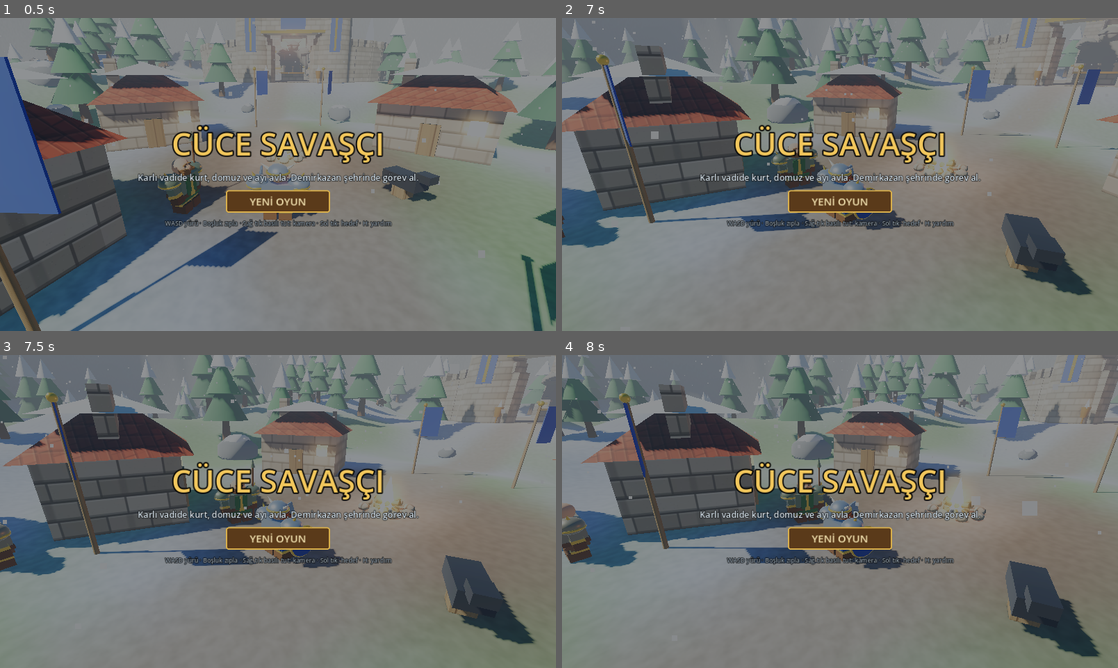
Above: before the commit, frames 1-4 (two rows, left to right).
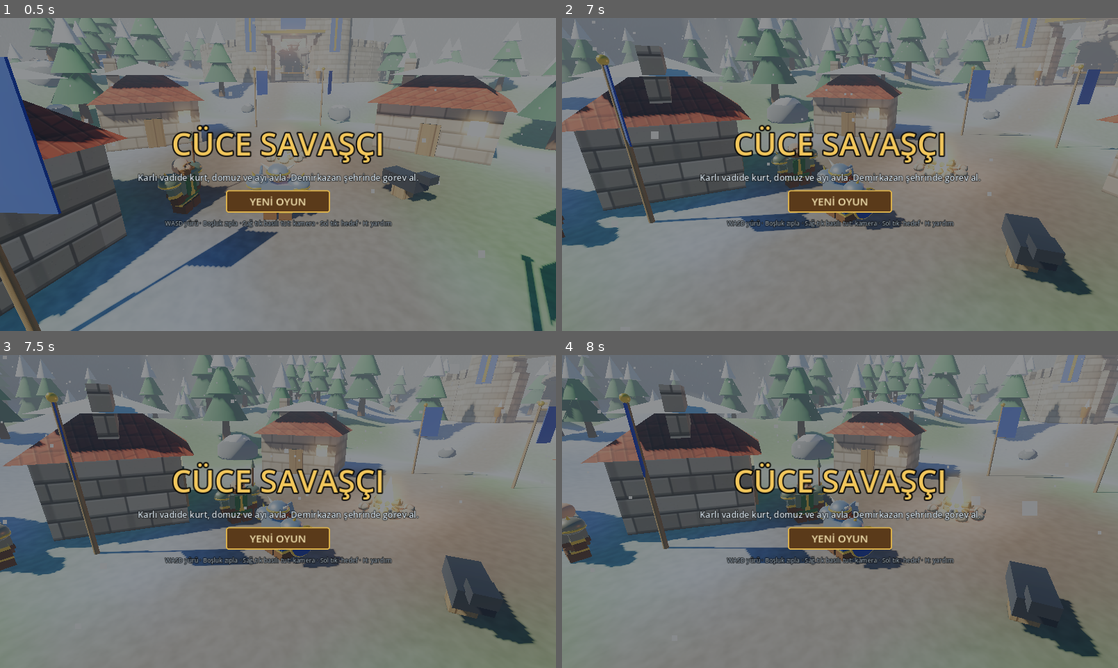
Above: after the commit, the same moments.

Repository: aldaci26/zindan-yuruyusu
Game: Godot game, scene res://main.tscn
The game is run twice, just before and just after one commit, with the same random seed, the same clock (stepped at 60 frames per second) and the same inputs.
Inputs (mouse positions are in pixels of both pictures, inside the frame that each line leads up to):
- Up to frame 1 (0.5 s): no input
- Up to frame 2 (7 s): tap Enter at 0.5 s; hold D 0.53-1.28 s; tap R at 0.6 s; click (840, 174) at 0.67 s; tap Space at 0.77, 1.52, 3.02, 3.77, 4.52, 6.02, 6.77 s; move the mouse to (728, 190) at 1.27 s; hold S 1.28-2.03 s; tap 1 at 1.35 s; move the mouse to (895, 105) at 2.02 s; hold D 2.03-2.78 s; tap 2 at 2.1 s; move the mouse to (812, 237) at 2.77 s; hold W 2.78-3.53 s; tap 3 at 2.85 s; click (812, 237) at 2.92 s; move the mouse to (1006, 221) at 3.52 s; hold A 3.53-5.03 s; tap 4 at 3.6 s; move the mouse to (673, 127) at 4.27 s; tap 5 at 4.35 s; move the mouse to (867, 174) at 5.02 s; hold S 5.03-5.78 s; tap 6 at 5.1 s; click (867, 174) at 5.17 s; move the mouse to (756, 96) at 5.77 s; hold D 5.78-6.53 s; tap 7 at 5.85 s; move the mouse to (962, 158) at 6.52 s; hold W from 6.53 s (still down); tap 8 at 6.6 s
- Up to frame 3 (7.5 s): move the mouse to (166, 527) at 7.27 s; release W at 7.28 s; hold D from 7.28 s (still down); tap 9 at 7.35 s; click (166, 527) at 7.42 s
- Up to frame 4 (8 s): keep holding D; tap Space at 7.52 s

Frame 1 is identical in both runs. In frame 2, less than 0.1% of the frame differs, in the area x 44-97%, y 11-19%; in frame 3, less than 0.1%; in frame 4, less than 0.1%, in the area x 54-75%, y 11-18%.

Commit message:
Yeni düşman kampları: trogg, gnoll, Defias, Kara Demir büyücüleri
Co-Authored-By: Claude Sonnet 5.5 <noreply@anthropic.com>
Claude-Session: https://claude.ai/code/session_01JevRmmu1FK3YXfTo6qDxTW

Diff:
--- a/godot/items.gd
+++ b/godot/items.gd
@@ -151,6 +151,10 @@
 	_misc("pot_big", "Büyük Can İksiri", 1, 5, 60, 20, "potion", 0.7, "red")
 	_misc("j_wolf", "Yıpranmış Kurt Postu", 0, 1, 9, 20, "pelt", 0.0, "fur")
 	_misc("j_boar", "Domuz Derisi", 0, 1, 13, 20, "pelt", 0.0, "brown")
+	_misc("j_trogg", "Trogg Dişi", 0, 1, 18, 20, "claw", 0.0, "bone")
+	_misc("j_gnoll", "Gnoll Pençesi", 0, 1, 22, 20, "claw", 0.0, "brown")
+	_misc("j_defias", "Defias Bandanası", 0, 1, 30, 20, "pelt", 0.0, "red")
+	_misc("j_dark", "Kara Demir Külçesi", 0, 1, 40, 20, "pelt", 0.0, "dark")
 	_misc("j_bear", "Ayı Pençesi", 0, 1, 28, 20, "claw", 0.0, "bone")
 
 # ---------- yardımcılar ----------
--- a/godot/main.gd
+++ b/godot/main.gd
@@ -16,7 +16,19 @@
 	"wolf": {"name": "Kurt", "lo": 1, "hi": 3, "hp": 26.0, "dmg": 2.2, "spd": 4.6, "aggro": 9.0, "rad": 0.7, "sc": 1.0},
 	"boar": {"name": "Yaban Domuzu", "lo": 2, "hi": 4, "hp": 34.0, "dmg": 2.4, "spd": 3.8, "aggro": 7.0, "rad": 0.8, "sc": 1.0},
 	"bear": {"name": "Dağ Ayısı", "lo": 4, "hi": 6, "hp": 46.0, "dmg": 2.8, "spd": 3.6, "aggro": 8.0, "rad": 1.1, "sc": 1.15},
+	"trogg": {"name": "Trogg", "lo": 3, "hi": 6, "hp": 36.0, "dmg": 2.5, "spd": 3.6, "aggro": 8.0, "rad": 0.8, "sc": 1.15},
+	"gnoll": {"name": "Gnoll", "lo": 4, "hi": 7, "hp": 38.0, "dmg": 2.7, "spd": 4.0, "aggro": 9.0, "rad": 0.7, "sc": 1.05},
+	"defias": {"name": "Defias Haydudu", "lo": 6, "hi": 8, "hp": 40.0, "dmg": 2.8, "spd": 4.0, "aggro": 9.0, "rad": 0.7, "sc": 1.0},
+	"darkiron": {"name": "Kara Demir Büyücüsü", "lo": 7, "hi": 9, "hp": 34.0, "dmg": 2.6, "spd": 3.4, "aggro": 13.0, "rad": 0.7, "sc": 1.05, "ranged": 12.0},
 }
+
+## Düşman kampları: tür, merkez, sayı
+const CAMPS := [
+	{"kind": "trogg", "x": 70.0, "z": 12.0, "n": 6},
+	{"kind": "gnoll", "x": 58.0, "z": -22.0, "n": 6},
+	{"kind": "defias", "x": -30.0, "z": 62.0, "n": 6},
+	{"kind": "darkiron", "x": -78.0, "z": 8.0, "n": 5},
+]
 
 const QUESTS := {
 	"q_wolf": {"title": "Kurt Sürüsü", "kill": "Kurt", "n": 4, "lvl": 1, "xp": 90, "money": 250, "rew": ["axe_wolf", "bk_fur", "nk_tooth"],
@@ -85,6 +97,7 @@
 	var bleed_tick := 0.0
 	var bleed_v := 0.0
 	var slow := 0.0
+	var ranged := 0.0
 	var loot: Array = []
 	var loot_money := 0
 	var fade_t := 0.0
@@ -211,6 +224,7 @@
 	_spawn_npcs()
 	_spawn_mobs()
 	_spawn_bosses()
+	_spawn_camps()
 	_setup_snow()
 	hud = HudScript.new()
 	add_child(hud)
@@ -898,6 +912,53 @@
 		mobs.append(m)
 		i += 1
 
+func _camp_model(kind: String) -> Node3D:
+	match kind:
+		"trogg": return Dwarf.make_trogg(false)
+		"gnoll": return Dwarf.make_gnoll(false)
+		"defias": return Dwarf.make_dwarf({"skin": Color("e0b898"), "metal": Color("4a3030"), "cloth": Color("8a2020"), "beard": Color("2a1a10"), "helm": false, "prop": "axe"})
+		_: return Dwarf.make_dwarf({"skin": Color("7a6a6a"), "metal": Color("2a2226"), "cloth": Color("3a1a1a"), "beard": Color("101010"), "helm": true, "prop": "hammer"})
+
+func _spawn_camps() -> void:
+	var rnd := RandomNumberGenerator.new()
+	rnd.seed = 311
+	var cid := 200
+	for c in CAMPS:
+		var ty: Dictionary = MTYPES[c["kind"]]
+		for i in c["n"]:
+			var a := rnd.randf() * TAU
+			var sp := _free_spot(c["x"] + cos(a) * (2.0 + rnd.randf() * 7.0), c["z"] + sin(a) * (2.0 + rnd.randf() * 7.0))
+			var lvl: int = rnd.randi_range(ty["lo"], ty["hi"])
+			var m := Mob.new()
+			m.kind = c["kind"]
+			m.nm = ty["name"]
+			m.lvl = lvl
+			m.x = sp.x
+			m.z = sp.y
+			m.hx = sp.x
+			m.hz = sp.y
+			m.wx = sp.x
+			m.wz = sp.y
+			m.yaw = rnd.randf() * 6.0
+			m.maxhp = round(ty["hp"] * (1.0 + (lvl - 1) * 0.55))
+			m.hp = m.maxhp
+			m.dmg = ty["dmg"] * (1.0 + lvl * 0.55)
+			m.spd = ty["spd"]
+			m.aggro = ty["aggro"]
+			m.rad = ty["rad"]
+			m.sc = ty["sc"]
+			m.ranged = ty.get("ranged", 0.0)
+			m.w_t = rnd.randf() * 4.0
+			m.ph = rnd.randf() * 6.0
+			m.id = cid
+			cid += 1
+			m.node = _camp_model(c["kind"])
+			m.node.scale = Vector3.ONE * m.sc
+			m.legs = _humanoid_legs(m.node)
+			add_child(m.node)
+			m.node.position = Vector3(m.x, height_at(m.x, m.z), m.z)
+			mobs.append(m)
+
 func spawn_add(owner_m, nm: String, model: String, lvl: int, hp: float, dmg: float, spd: float, sc: float, off: Vector2) -> void:
 	var m := Mob.new()
 	m.kind = "skull"
@@ -1320,8 +1381,9 @@
 
 func _normal_loot(m) -> void:
 	m.loot_money = 4 + m.lvl * 5 + randi() % 6
-	var junk := {"Kurt": "j_wolf", "Yaban Domuzu": "j_boar", "Dağ Ayısı": "j_bear"}
-	if randf() < 0.55:
+	var junk := {"Kurt": "j_wolf", "Yaban Domuzu": "j_boar", "Dağ Ayısı": "j_bear", "Trogg": "j_trogg", "Gnoll": "j_gnoll",
+		"Defias Haydudu": "j_defias", "Kara Demir Büyücüsü": "j_dark"}
+	if randf() < 0.55 and junk.has(m.nm):
 		m.loot.append({"id": junk[m.nm], "n": 1})
 	if randf() < 0.2:
 		m.loot.append({"id": "pot_big" if (m.lvl >= 4 and randf() < 0.4) else "pot_heal", "n": 1})
@@ -2317,7 +2379,7 @@
 		var hd := Vector2(m.x - m.hx, m.z - m.hz).length()
 		if hd > 38.0:
 			m.state = "return"
-		elif d > m.rad + 0.9 and m.eat_t <= 0.0:
+		elif d > (m.rad + 0.9 if m.ranged <= 0.0 else m.ranged - 2.0) and m.eat_t <= 0.0:
 			var c := collide(m.x + dx / d * msp * dt, m.z + dz / d * msp * dt, m.rad * 0.6)
 			m.x = c.x
 			m.z = c.y
@@ -2327,7 +2389,15 @@
 		var busy := false
 		if m.boss != "":
 			busy = _boss_ai(m, dt, d)
-		if not busy and d <= m.rad + m.reach and m.atk_t <= 0.0:
+		if not busy and m.ranged > 0.0 and d <= m.ranged and m.atk_t <= 0.0:
+			m.atk_t = 2.6
+			var fd := maxi(1, roundi(m.dmg * 0.8 * (0.85 + randf() * 0.3)))
+			player_hp_loss(fd)
+			float_text(Vector3(m.x, 2.4 * m.sc + m.node.position.y, m.z), "Ateş Oku", Color("ff9a40"), false)
+			ring_fx(Vector3(P["x"], P["y"], P["z"]), 1.4, Color("ff8030"), 0.4)
+			sfx.play("whirl", -10)
+			m.lunge = 0.2
+		elif not busy and m.ranged <= 0.0 and d <= m.rad + m.reach and m.atk_t <= 0.0:
 			m.atk_t = m.atk_int
 			hurt_player(m.dmg * (0.85 + randf() * 0.3), m)
 			m.lunge = 0.2
@@ -2458,6 +2528,10 @@
 		return m.kind
 	if m.temp:
 		return "skull"
+	if m.kind in ["trogg", "gnoll"]:
+		return "skull"
+	if m.kind in ["defias", "darkiron"]:
+		return "dwarf"
 	if m.nm == "Kurt":
 		return "wolf"
 	if m.nm == "Yaban Domuzu":
